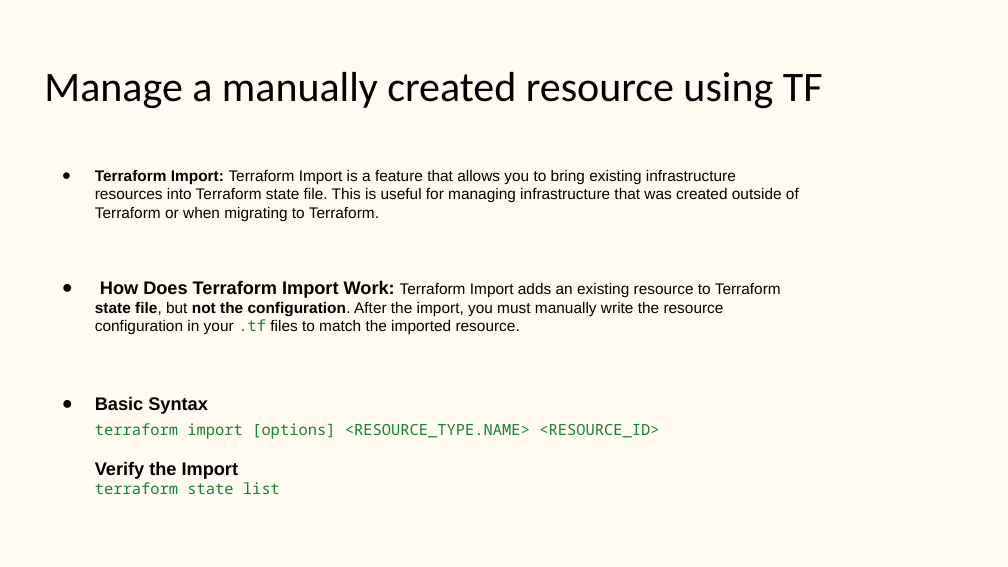
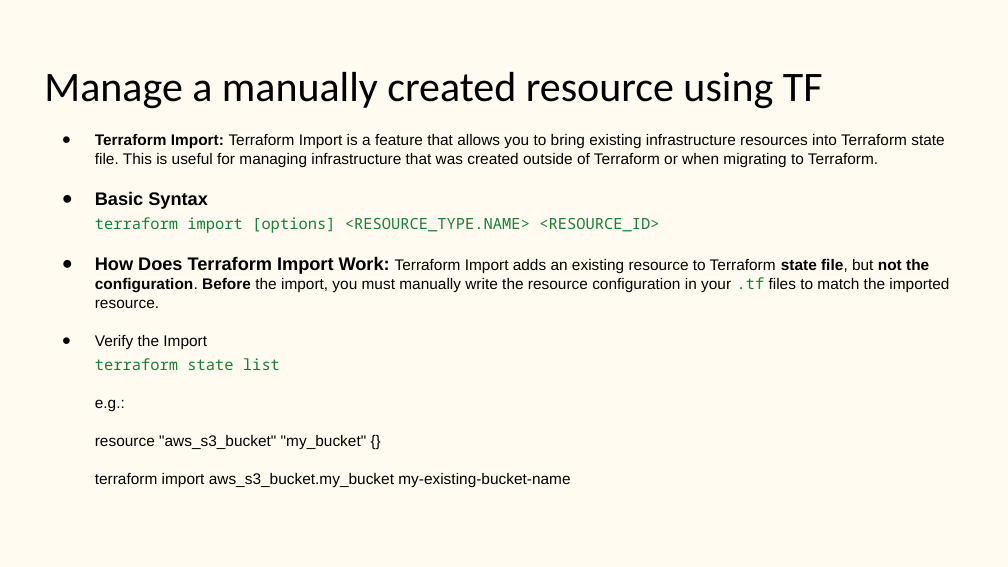
Before and after one commit to aryanm12/tf-demo, a slide deck: slide 35 of Terraform.pptx. Drawn at 1008x567 pixels with LibreOffice and Linux fonts; fonts in the diff are those of the drawing. Boxes give left, top, right and bottom in pixels: in the first picture for what was removed or moved away, otherwise in the second. Text is boxed around its words. In the diff, an @@ line names an element or a change of style, - is before the commit and + after.

```diff
--- a/Terraform.pptx
+++ b/Terraform.pptx
@@ text at [95,256,949,308]: paragraph added @@
+● How Does Terraform Import Work: Terraform Import adds an existing resource to Terraform state file, but not the configuration. Before the import, you must manually write the resource configuration in your .tf files to match the imported resource.
@@ text at [95,280,781,335]: paragraph removed @@
-● How Does Terraform Import Work: Terraform Import adds an existing resource to Terraform state file, but not the configuration. After the import, you must manually write the resource configuration in your .tf files to match the imported resource.
@@ text at [95,358,280,370]: size 13 to 11 pt, bold off in "Verify the Import"; bullet none to ●; more space between paragraphs @@
@@ text at [95,399,570,488]: paragraphs added @@
+e.g.:
+resource "aws_s3_bucket" "my_bucket" {}
+terraform import aws_s3_bucket.my_bucket my-existing-bucket-name
```
Also in this commit, not shown: 1 slide removed, 16 other files.
